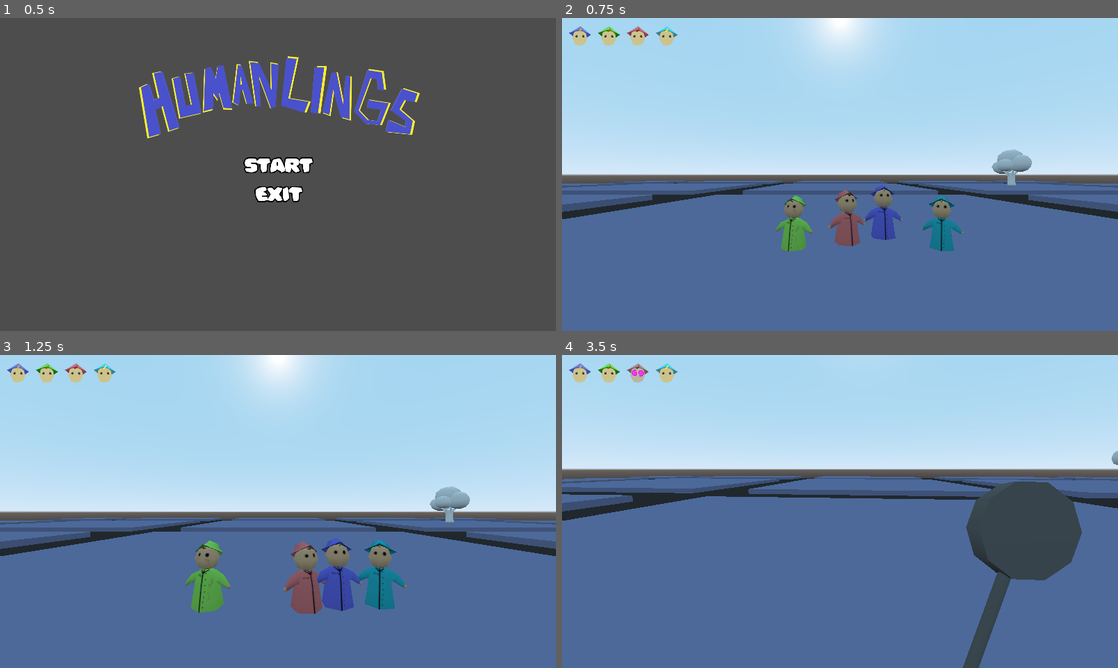
Above: before the commit, frames 1-4 (two rows, left to right).
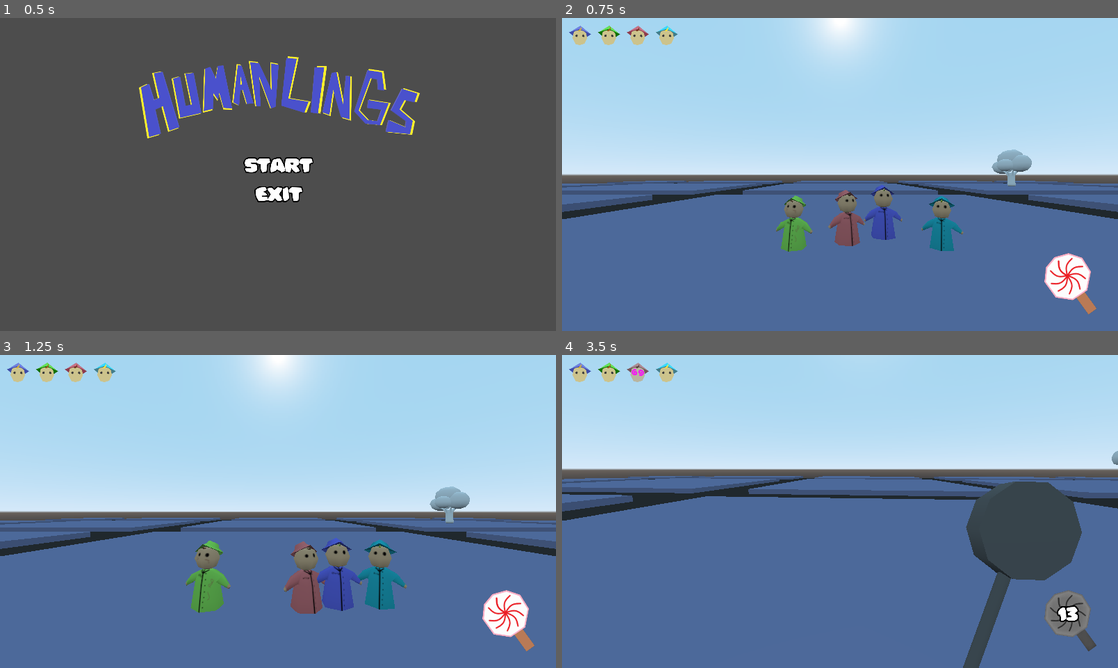
Above: after the commit, the same moments.

Repository: Rustywolf/GGJ2021
Game: Godot game, scene res://Game.tscn
Two runs of this game, one before a commit and one after it. Both use one fixed random seed, a clock stepped at 60 frames per second and the inputs below.
Inputs (mouse positions are in pixels of both pictures, inside the frame that each line leads up to):
- Up to frame 1 (0.5 s): no input
- Up to frame 2 (0.75 s): tap Enter at 0.5 s; move the mouse to (840, 168) at 0.52 s; press the mouse at (840, 168) at 0.53 s; hold D (move_right) from 0.53 s (still down)
- Up to frame 3 (1.25 s): keep holding D (move_right)
- Up to frame 4 (3.5 s): move the mouse to (812, 511) at 1.27 s; release D (move_right) at 1.28 s; release the mouse at (812, 511) at 1.28 s; hold W (move_forward) from 1.28 s (still down); click (812, 511) at 1.35 s; move the mouse to (851, 505) at 2.02 s; press the mouse at (851, 505) at 2.03 s; move the mouse to (834, 517) at 2.77 s; release the mouse at (834, 517) at 2.78 s; click (834, 517) at 2.85 s

Frame 1 is identical in both runs. In frame 2, 1.2% of the frame differs, in the area x 1-97%, y 2-95%; in frame 3, 1.2%; in frame 4, 1.3%.

Commit message:
Lollipop cooldown

Diff:
--- a/Scenes/Characters/Player/Player.gd
+++ b/Scenes/Characters/Player/Player.gd
@@ -6,6 +6,7 @@
 const MAX_Y_VELOCITY := -20.0
 const DEFAULT_LOLLIPOP_ACTIVE := 3.0
 
+onready var world := $"../../"
 onready var camera := $Camera
 
 export var lollipop_active := 3.0
@@ -29,6 +30,9 @@
 	lollipop_time -= delta
 	if lollipop_time < 0:
 		lollipop_time = 0
+		world.set_lollipop_ready()
+	else:
+		world.set_lollipop_cooldown(lollipop_time)
 
 
 func _physics_process(delta):
@@ -95,6 +99,8 @@
 			$AnimationPlayer.play("Lollipop")
 			lollipop_time = lollipop_cooldown
 			$LollipopAudio.get_child(randi() % $LollipopAudio.get_child_count()).playing = true
+			world.set_lollipop_used()
+			world.set_lollipop_cooldown(lollipop_time)
 
 
 func _on_Ground_entered(body):
--- a/World.gd
+++ b/World.gd
@@ -35,18 +35,29 @@
 	get_node("UI/%s/I_Eloise_DIS" % child).visible = true
 	get_node("UI/%s/I_Eloise_HOL" % child).visible = false
 	get_node("UI/%s/I_Eloise_REG" % child).visible = false
-	pass
+
 
 
 func set_hole(child):
 	get_node("UI/%s/I_Eloise_DIS" % child).visible = false
 	get_node("UI/%s/I_Eloise_HOL" % child).visible = true
 	get_node("UI/%s/I_Eloise_REG" % child).visible = false
-	pass
+
 
 
 func set_normal(child):
 	get_node("UI/%s/I_Eloise_DIS" % child).visible = false
 	get_node("UI/%s/I_Eloise_HOL" % child).visible = false
 	get_node("UI/%s/I_Eloise_REG" % child).visible = true
-	pass
+
+
+func set_lollipop_ready():
+	$"UI/Lollipop/I_Lollipop_Y".visible = true
+
+
+func set_lollipop_used():
+	$"UI/Lollipop/I_Lollipop_Y".visible = false
+
+
+func set_lollipop_cooldown(number):
+	$"UI/Lollipop/Cooldown".bbcode_text = "[center]%s" % int(ceil(number))
--- a/World.tscn
+++ b/World.tscn
@@ -29,22 +29,30 @@
 [ext_resource path="res://Assets/UI/I_Rosie_DIS.png" type="Texture" id=27]
 [ext_resource path="res://Assets/UI/I_Oliver_DIS.png" type="Texture" id=28]
 [ext_resource path="res://Assets/UI/I_Oliver_HOL.png" type="Texture" id=29]
-
-[sub_resource type="StyleBoxFlat" id=9]
+[ext_resource path="res://Assets/UI/I_Lollipop_Y.png" type="Texture" id=30]
+[ext_resource path="res://Assets/UI/I_Lollipop_N.png" type="Texture" id=31]
+
+[sub_resource type="DynamicFont" id=10]
+size = 64
+outline_size = 5
+outline_color = Color( 0, 0, 0, 1 )
+font_data = ExtResource( 6 )
+
+[sub_resource type="StyleBoxFlat" id=1]
 bg_color = Color( 0.109804, 0.109804, 0.109804, 0.45098 )
 
-[sub_resource type="DynamicFont" id=7]
+[sub_resource type="DynamicFont" id=2]
 size = 64
 font_data = ExtResource( 6 )
 
-[sub_resource type="DynamicFont" id=8]
+[sub_resource type="DynamicFont" id=3]
 size = 48
 font_data = ExtResource( 6 )
 
-[sub_resource type="SpatialMaterial" id=1]
+[sub_resource type="SpatialMaterial" id=4]
 albedo_texture = ExtResource( 11 )
 
-[sub_resource type="ArrayMesh" id=2]
+[sub_resource type="ArrayMesh" id=5]
 surfaces/0 = {
 "aabb": AABB( -0.524588, 0.10081, -0.810737, 1.04918, 2.15137, 1.62147 ),
 "array_data": PoolByteArray( 147, 155, 118, 190, 122, 6, 5, 64, 199, 216, 197, 60, 244, 8, 126, 0, 124, 238, 13, 129, 3 …(34972 unchanged characters)…
@@ -89,6 +97,8 @@
 [node name="UI" type="Control" parent="."]
 anchor_right = 1.0
 anchor_bottom = 1.0
+margin_top = -1.5874
+margin_bottom = -1.5874
 mouse_filter = 2
 __meta__ = {
 "_edit_use_anchors_": false
@@ -217,6 +227,43 @@
 rect_pivot_offset = Vector2( 0.5, 0 )
 texture = ExtResource( 25 )
 
+[node name="Lollipop" type="Control" parent="UI"]
+anchor_left = 1.0
+anchor_top = 1.0
+anchor_right = 1.0
+anchor_bottom = 1.0
+margin_left = -280.0
+margin_top = -280.0
+margin_right = -240.0
+margin_bottom = -240.0
+__meta__ = {
+"_edit_use_anchors_": false
+}
+
+[node name="I_Lollipop_N" type="TextureRect" parent="UI/Lollipop"]
+texture = ExtResource( 31 )
+__meta__ = {
+"_edit_use_anchors_": false
+}
+
+[node name="Cooldown" type="RichTextLabel" parent="UI/Lollipop"]
+anchor_right = 1.0
+anchor_bottom = 1.0
+margin_left = 23.4756
+margin_top = 66.5874
+margin_right = 143.476
+margin_bottom = 95.5874
+rect_clip_content = false
+custom_fonts/normal_font = SubResource( 10 )
+bbcode_enabled = true
+bbcode_text = "[center]30"
+text = "30"
+
+[node name="I_Lollipop_Y" type="TextureRect" parent="UI/Lollipop"]
+margin_right = 240.0
+margin_bottom = 240.0
+texture = ExtResource( 30 )
+
 [node name="Overlay" type="Control" parent="."]
 visible = false
 anchor_right = 1.0
Binary file added: Assets/UI/I_Lollipop_N.png
Not shown, added: Assets/UI/I_Lollipop_N.png.import
Binary file added: Assets/UI/I_Lollipop_Y.png
Not shown, added: Assets/UI/I_Lollipop_Y.png.import
Not shown: 10 places in World.tscn that only renumber resources
